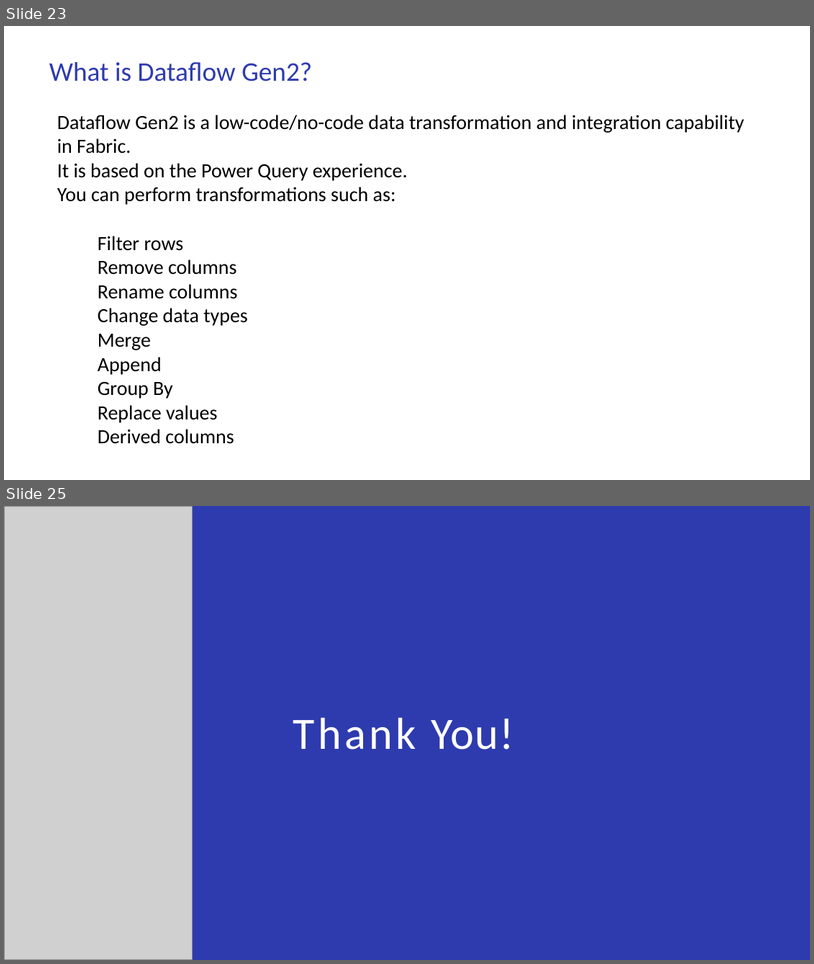
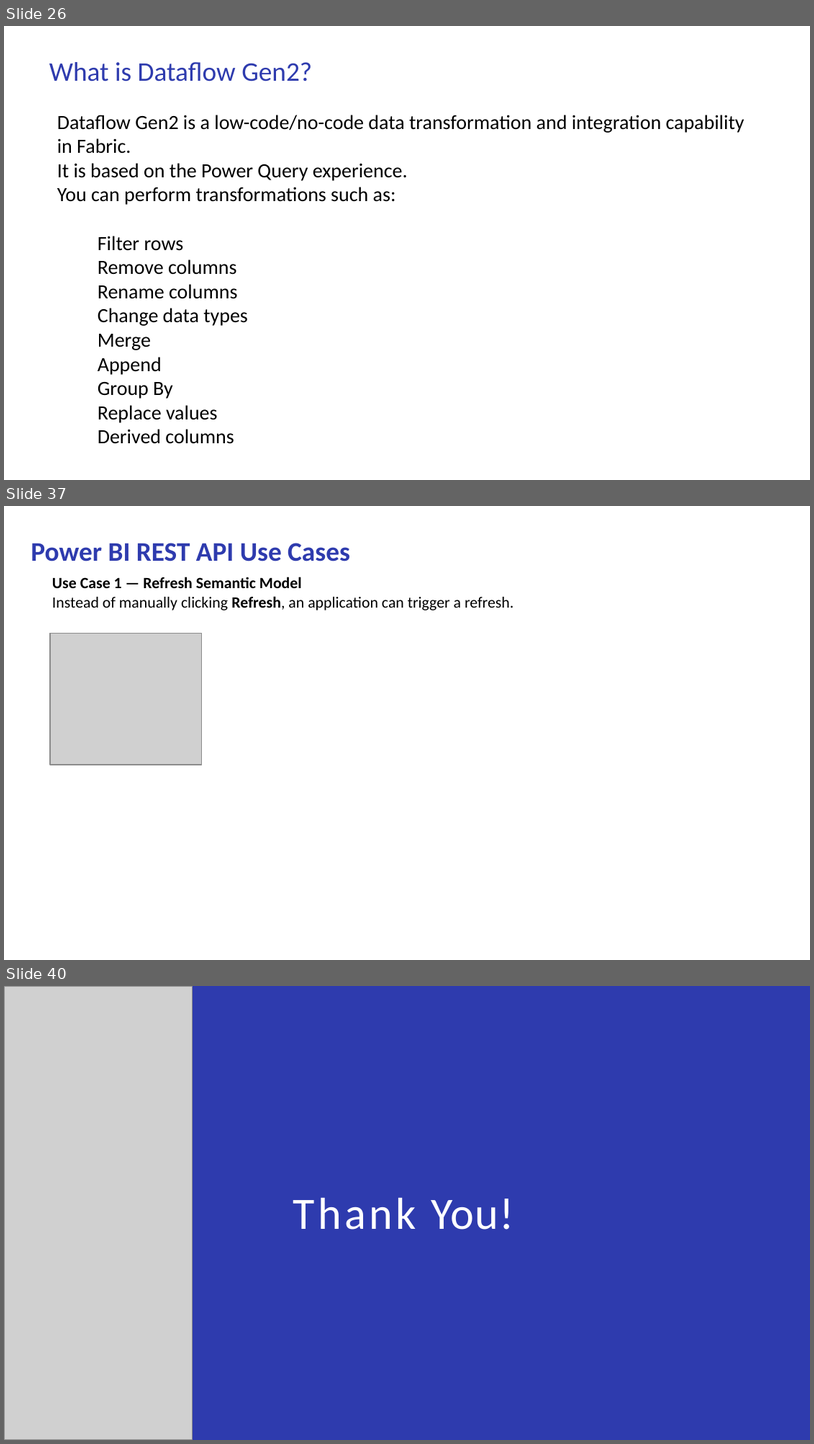
Before and after one commit to babjeereddy/ppt, a slide deck: MS_Fabric.pptx. Shown one above the other, each under a label of ours: slides 23 and 25 before the commit, slides 26, 37 and 40 after it; the slides between them are not shown. The pictures are 814x964 and 814x1444 pixels, drawn with LibreOffice and Linux fonts; fonts in the diff are those of the drawing; grey boxes stand for pictures. Boxes give left, top, right and bottom in pixels: in the first picture for what was removed or moved away, otherwise in the second. Text is boxed around its words. In the diff, an @@ line names an element or a change of style, - is before the commit and + after.

```diff
--- a/MS_Fabric.pptx
+++ b/MS_Fabric.pptx
@@ slide 37 added at [4, 506, 810, 960], background #FFFFFF @@
@@ title added at [31, 543, 350, 561], 24 pt, text #2E3BAE, bold @@
+Power BI REST API Use Cases
@@ text added at [52, 577, 514, 610], 14 pt, text #000000 @@
+Use Case 1 — Refresh Semantic Model
+Instead of manually clicking Refresh, an application can trigger a refresh.
@@ picture added at [50, 633, 201, 764] @@
@@ what was slide 23 is now slide 26 @@
@@ what was slide 25 is now slide 40 @@
```
Also in this commit, not shown: 1 slide changed, 14 other slides added, 3 other files.
